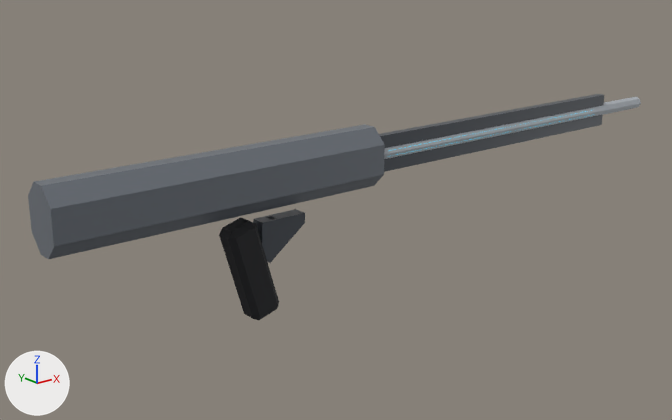
One commit to the glTF model assets/weapons/shared/opr_wpn_penetrator_a.glb: the scene before it, then after it.
Rendered twice from a 50 mm camera at (-0.587, -0.913, 0.35) aimed at (0.191, 0.06, -0.039). Arrows for +X, +Y and +Z are at lower left; the lights stay in place. The older version comes first. Where no turn or scale is listed for an object, it has been applied to the vertices. Vertices at exactly the same position are counted once.

Objects in the first picture: 'mesh_intact'.
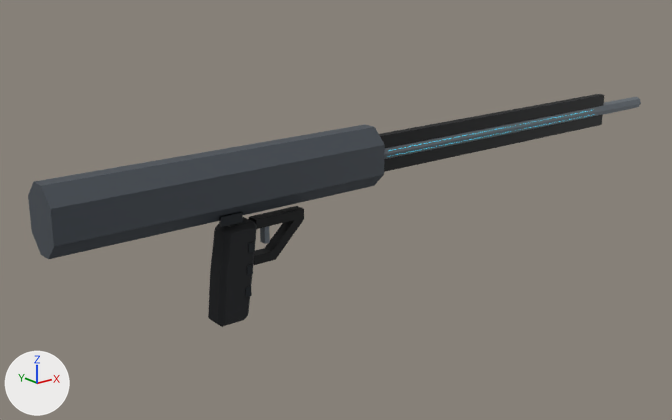
Pixel boxes [x1, y1, x2, y2] of what changed, in the pictures (672 x 420 px):
'mesh_intact', reshaped
    before: [28, 94, 641, 320]
    after: [28, 94, 641, 327]
part 1 of me_mesh_intact, added
    after: [260, 226, 270, 244]
part 2 of me_mesh_intact, added
    after: [219, 212, 243, 227]
part 3 of me_mesh_intact, rebuilt (18% narrower, 8% taller)
    before: [219, 218, 279, 320]
    after: [208, 217, 257, 327]
part 4 of me_mesh_intact, rebuilt (9% taller)
    before: [253, 209, 305, 263]
    after: [249, 206, 304, 265]
part 5 of me_mesh_intact, recoloured
    both: [389, 110, 595, 156]
part 6 of me_mesh_intact, recoloured (darker)
    both: [379, 94, 604, 172]
part 7 of me_mesh_intact, recoloured (light grey to grey)
    both: [384, 97, 641, 159]
part 8 of me_mesh_intact, recoloured (darker)
    both: [28, 125, 385, 259]

Diff of the bpy script that builds the scene:
```diff
--- a/assets/weapons/shared/opr_wpn_penetrator_a.glb.py
+++ b/assets/weapons/shared/opr_wpn_penetrator_a.glb.py
@@ mat_wpn_opr_wpn_penetrator_a @@
+mat_wpn_opr_wpn_penetrator_a = bpy.data.materials.new('wpn_opr_wpn_penetrator_a')
+# uses the picture img_opr_wpn_penetrator_a_albedo
+# uses the picture img_opr_wpn_penetrator_a_emission
+# uses the picture img_opr_wpn_penetrator_a_normal
+# uses the picture img_opr_wpn_penetrator_a_orm
@@ me_mesh_intact @@
-me_mesh_intact.from_pydata(...)  # 90 vertices, 152 faces; spans x -0.25..0.8, y -0.03..0.03, z -0.132..0.09
-me_mesh_intact.materials.append(mat_trim_rubber_opr)  # black #1f2023
+me_mesh_intact.from_pydata(...)  # 142 vertices, 240 faces; spans x -0.25..0.8, y -0.03..0.03, z -0.125..0.09
+# me_mesh_intact part 1: a new loose piece, a box spanning x 0.0265..0.0335, y -0.005..0.005, z -0.035..-0.009, in mat_wpn_opr_wpn_penetrator_a
+# me_mesh_intact part 2: a new loose piece, a box spanning x -0.045..-0.015, y -0.021..-0.017, z 0.006..0.018, in mat_wpn_opr_wpn_penetrator_a
+# me_mesh_intact part 3: the loose piece of 24 vertices spanning x -0.03..0.043, y -0.017..0.017, z -0.132..0.001 is rebuilt with 36 vertices and now spans x -0.049..0.011, y -0.017..0.017, z -0.125..0.0, in mat_wpn_opr_wpn_penetrator_a
+# me_mesh_intact part 4: the loose piece of 10 vertices spanning x 0.018..0.085, y -0.01..0.01, z -0.06..-0.005 is rebuilt with 18 vertices and now spans x 0.008..0.085, y -0.008..0.008, z -0.058..0.0, in mat_wpn_opr_wpn_penetrator_a
+# me_mesh_intact part 5: 12 faces spanning x 0.225..0.675, y -0.009..-0.005, z 0.046..0.054 switch from mat_emit_cyan_opr (cyan #1d8597, glowing cyan #35d6f2) to mat_wpn_opr_wpn_penetrator_a
+# me_mesh_intact part 6: 12 faces spanning x 0.2..0.7, y -0.006..0.006, z 0.025..0.075 switch from mat_mat_lightweight_alloy_opr_frame (dark grey #4a4f56) to mat_wpn_opr_wpn_penetrator_a
+# me_mesh_intact part 7: 28 faces spanning x 0.2..0.8, y -0.01..0.01, z 0.04..0.06 switch from mat_trim_trim_opr (light grey #b5bbc2) to mat_wpn_opr_wpn_penetrator_a
+# me_mesh_intact part 8: 28 faces spanning x -0.25..0.2, y -0.03..0.03, z 0.01..0.09 switch from mat_mat_lightweight_alloy_opr (grey #70767e) to mat_wpn_opr_wpn_penetrator_a
+# other edits to the shape of me_mesh_intact do not show in these pictures
```
